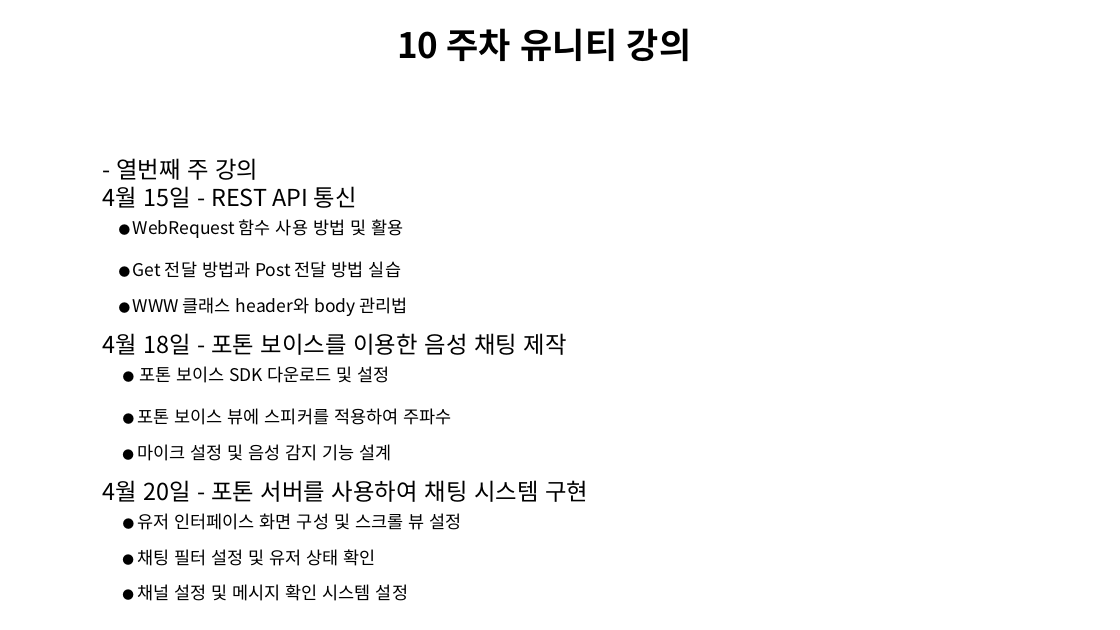
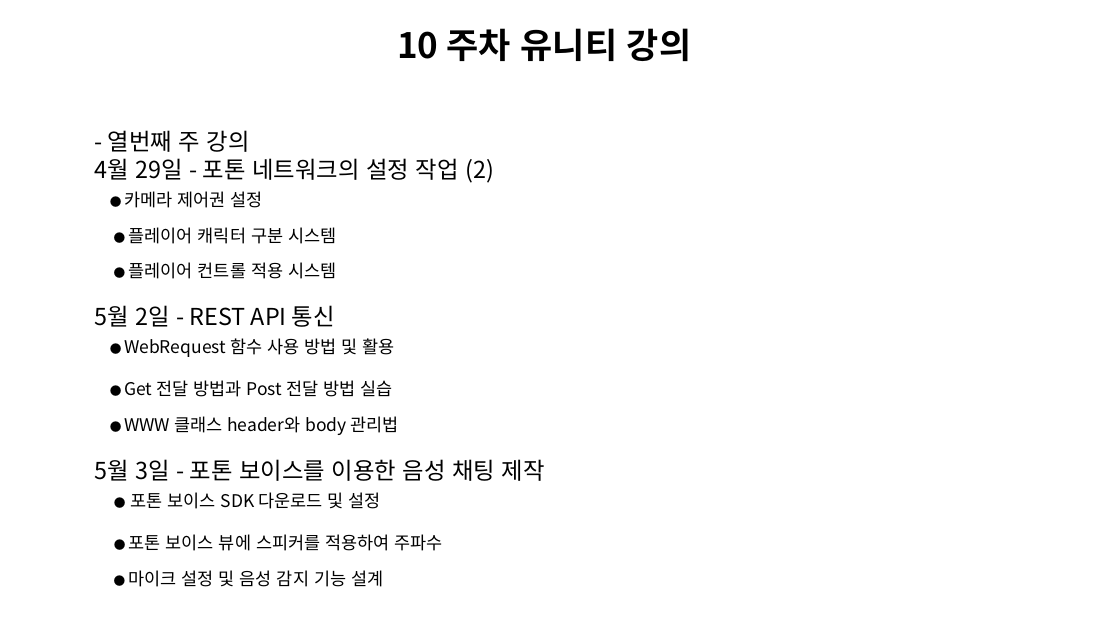
Before and after one commit to Unity2033/3D-UnityEngine, a slide deck: slide 11 of Assets/Curriculum/창신inc유니티 커리큘럼.pptx. Drawn at 1120x630 pixels with LibreOffice and Linux fonts; fonts in the diff are those of the drawing; background and template pictures are left out. Boxes give left, top, right and bottom in pixels: in the first picture for what was removed or moved away, otherwise in the second. Text is boxed around its words. In the diff, an @@ line names an element or a change of style, - is before the commit and + after.

```diff
--- a/Assets/Curriculum/창신inc유니티 커리큘럼.pptx
+++ b/Assets/Curriculum/창신inc유니티 커리큘럼.pptx
@@ text "- 열번째 주 강의": place and size @@
-text "- 열번째 주 강의" at (103,158,588,601)
+text "- 열번째 주 강의" at (94,130,545,587)
@@ text at (94,158,494,327): text changed @@
-4월 15일 - REST API 통신
+4월 29일 - 포톤 네트워크의 설정 작업 (2)
+● 카메라 제어권 설정
+● 플레이어 캐릭터 구분 시스템
+● 플레이어 컨트롤 적용 시스템
+5월 2일 - REST API 통신
@@ text at (94,459,545,481): text changed @@
-4월 18일 - 포톤 보이스를 이용한 음성 채팅 제작
+5월 3일 - 포톤 보이스를 이용한 음성 채팅 제작
@@ text at (103,480,588,601): paragraphs removed @@
-4월 20일 - 포톤 서버를 사용하여 채팅 시스템 구현
-● 유저 인터페이스 화면 구성 및 스크롤 뷰 설정
-● 채팅 필터 설정 및 유저 상태 확인
-● 채널 설정 및 메시지 확인 시스템 설정
```
Also in this commit, not shown: 7 other slides changed, 1 slide removed, 56 other files.
